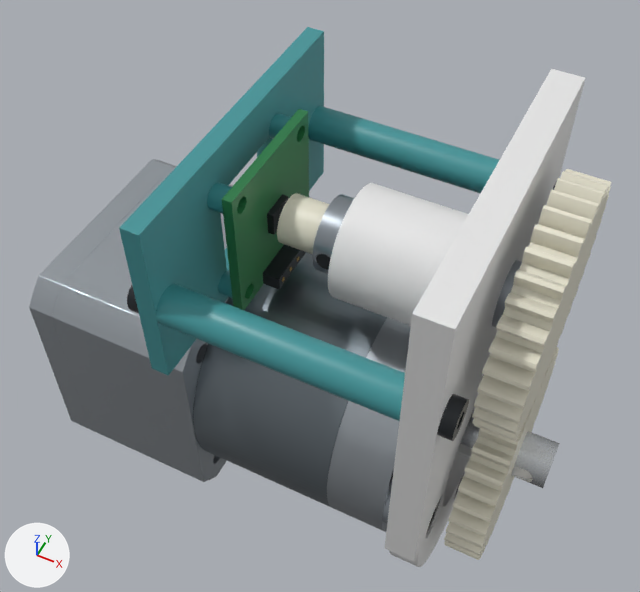
Two versions of the Blender file projects/robotics/machi-as5600/Blender-MetalGearbox-AS5600-Coupler/as5600-metalgearbox-coupler.blend, one commit apart.
The view is the same before and after, from a 50 mm lens placed at (21.8, -87.0, 153.8), pointed at (-22.9, 2.3, 42.2). Every picture has the same lights, and +X, +Y and +Z are marked at lower left. The first picture is the older version.

Before the edit, the objects in view are built like this:
```python
ob_g2___collar_radial_m3_set_screw = bpy.data.objects.new('G2 | Collar radial M3 set screw', me_cylinder_210)
ob_g2___collar_radial_m3_set_screw.parent = ob_as5600___sensing_assembly___prototype
ob_g2___collar_radial_m3_set_screw.location = (-18.0, -4.975, 60.2)
ob_g2___collar_radial_m3_set_screw.rotation_euler = (1.571, 0.0, 0.0)  # degrees (90, 0, 0)
ob_g2___integral_gear_and_d8_shaft___magnet_pocket_d6_2 = bpy.data.objects.new('G2 | Integral gear and D8 shaft - magnet pocket D6.2', me_g2_integral_gear_shaft_and_blind_magnet_pocket)
ob_g2___integral_gear_and_d8_shaft___magnet_pocket_d6_2.parent = ob_as5600___sensing_assembly___prototype
ob_g2___integral_gear_and_d8_shaft___magnet_pocket_d6_2.location = (0.0, 0.0, 0.0)
ob_g2___removable_axial_collar_d8_1 = bpy.data.objects.new('G2 | Removable axial collar D8.1', me_g2___removable_axial_collar_d8_1)
ob_g2___removable_axial_collar_d8_1.parent = ob_as5600___sensing_assembly___prototype
ob_g2___removable_axial_collar_d8_1.location = (0.0, 0.0, 0.0)
ob_h4___direct_pcb_spacer__23 = bpy.data.objects.new('H4 | Direct PCB spacer -23', me_cylinder_232)
ob_h4___direct_pcb_spacer__23.parent = ob_as5600___sensing_assembly___prototype
ob_h4___direct_pcb_spacer__23.location = (-15.75, -23.0, 60.2)
ob_h4___direct_pcb_spacer__23.rotation_euler = (0.0, 1.571, 0.0)  # degrees (0, 90, 0)
ob_h6___pcb_standoff_9_51_2 = bpy.data.objects.new('H6 | PCB standoff 9 51.2', me_cylinder_135)
ob_h6___pcb_standoff_9_51_2.parent = ob_as5600___sensing_assembly___prototype
ob_h6___pcb_standoff_9_51_2.location = (-32.55, -9.0, 51.2)
ob_h6___pcb_standoff_9_51_2.rotation_euler = (-3.142, 1.571, 0.0)  # degrees (-180, 90, 0)
ob_h6___pcb_standoff__9_69_2 = bpy.data.objects.new('H6 | PCB standoff -9 69.2', me_cylinder_131)
ob_h6___pcb_standoff__9_69_2.parent = ob_as5600___sensing_assembly___prototype
ob_h6___pcb_standoff__9_69_2.location = (-32.55, 9.0, 69.2)
ob_h6___pcb_standoff__9_69_2.rotation_euler = (-3.142, 1.571, 0.0)  # degrees (-180, 90, 0)
ob_h6___rail_end_screw_23 = bpy.data.objects.new('H6 | Rail end screw 23', me_cylinder_124)
ob_h6___rail_end_screw_23.parent = ob_as5600___sensing_assembly___prototype
ob_h6___rail_end_screw_23.location = (-38.0, -23.0, 60.2)
ob_h6___rail_end_screw_23.rotation_euler = (-3.142, 1.571, 0.0)  # degrees (-180, 90, 0)
ob_h6___removable_sensor_pcb_carrier = bpy.data.objects.new('H6 | Removable sensor PCB carrier', me_cube_009)
ob_h6___removable_sensor_pcb_carrier.parent = ob_as5600___sensing_assembly___prototype
ob_h6___removable_sensor_pcb_carrier.location = (-35.5, 0.0, 60.2)
ob_h6___removable_sensor_pcb_carrier.rotation_euler = (0.0, 0.0, 3.142)  # degrees (0, 0, 180)
ob_output_shaft = bpy.data.objects.new('Output Shaft', me_cylinder_036)
ob_output_shaft.parent = ob_mgl17_g100___output_face_datum_z_0_mm
ob_output_shaft.location = (0.0, 0.0, 12.5)
# also in view: 'H4 | Direct PCB spacer 23' at (-15.8, 23.0, 60.2); '05 | Output end cap - 4xM4 on PCD35' at (-5.0, 0.0, 24.0); 'H4 | Plate-side support head -23' at (8.5, -23.0, 60.2); '02 | Rear adapter - approximate casing split' at (-48.4, 0.0, 24.0); 'G1 | Output gear 36T - direct press fit D7.95' at (13.0, 0.0, 24.0)
```
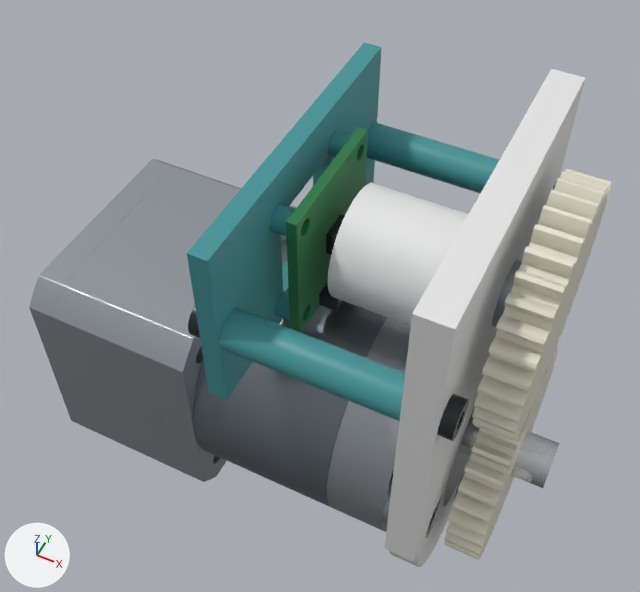
Commit message: Shorten sensor shaft and PCB supports and remove axial collar

Pixel boxes [x1, y1, x2, y2] of what changed, in the pictures (640 x 592 px; the box of a moved part takes in the faces that stretch with it):
'H6 | Removable sensor PCB carrier', moved
    before: [119, 27, 324, 376]
    after: [187, 42, 381, 400]
'G2 | Integral gear and D8 shaft - magnet pocket D6.2', reshaped
    before: [277, 169, 611, 442]
    after: [472, 169, 611, 442]
'PCB | AS5600 breakout23x23 - VERIFY', moved
    before: [222, 109, 309, 310]
    after: [286, 127, 368, 332]
'H4 | Direct PCB spacer -23', moved, rescaled (25% narrower, 17% shorter)
    before: [156, 284, 405, 421]
    after: [219, 308, 405, 421]
'G2 | Removable axial collar D8.1', deleted
    before: [312, 194, 354, 274]
'PCB | Four-pin I2C connector', moved
    before: [263, 244, 306, 289]
    after: [319, 282, 342, 311]
'H6 | PCB standoff 9 69.2', moved
    before: [207, 182, 232, 214]
    after: [270, 204, 295, 236]
'H6 | PCB standoff -9 69.2', moved
    before: [269, 113, 291, 139]
    after: [328, 131, 351, 158]
'H6 | PCB standoff 9 51.2', moved
    before: [218, 270, 233, 299]
    after: [275, 291, 290, 321]
'H6 | Rail end screw 23', moved (mostly hidden)
    before: [127, 285, 139, 313]
    after: [188, 306, 200, 338]
'G2 | Collar radial M3 set screw', deleted
    before: [316, 254, 331, 270]
part 1 of me_g2_integral_gear_shaft_and_blind_magnet_pocket, moved or reshaped (not visible afterwards)
    before: [277, 193, 330, 254]

Edits to the bpy script that builds the scene:
```text
Change me_g2_integral_gear_shaft_and_blind_magnet_pocket:
    used by ob_g2___integral_gear_and_d8_shaft___magnet_pocket_d6_2; parent = ob_as5600___sensing_assembly___prototype; location = (0.0, 0.0, 0.0)
    remove me_g2_integral_gear_shaft_and_blind_magnet_pocket.from_pydata(...)  # 5760 vertices, 11516 faces; spans x -27.0..16.0, y -19.0..19.0, z 41.2..79.2
    add me_g2_integral_gear_shaft_and_blind_magnet_pocket.from_pydata(...)  # 5760 vertices, 11516 faces; spans x -17.0..16.0, y -19.0..19.0, z 41.2..79.2
    me_g2_integral_gear_shaft_and_blind_magnet_pocket part 1: all 2808 vertices in x -27.0..-24.8, y -4.0..4.0, z 56.2..64.2 are moved by (10.0, 0.0, 0.0)
Change me_cylinder_232:
    used by ob_h4___direct_pcb_spacer__23; parent = ob_as5600___sensing_assembly___prototype; location = (-15.75, -23.0, 60.2); rotation_euler = (0.0, 1.571, 0.0), in degrees (0, 90, 0)
    remove me_cylinder_232.from_pydata(...)  # 512 vertices, 1024 faces; spans x -3.0..3.0, y -3.0..3.0, z -18.2..18.2
    add me_cylinder_232.from_pydata(...)  # 512 vertices, 1024 faces; spans x -3.0..3.0, y -3.0..3.0, z -8.2..18.2
    me_cylinder_232 part 2: the whole mesh is scaled about its middle by (1, 1, 0.726), then moved by (0.0, 0.0, 5.0)
Change ob_h6___removable_sensor_pcb_carrier:
    ob_h6___removable_sensor_pcb_carrier.location: (-35.5, 0.0, 60.2) -> (-25.5, 0.0, 60.2)
Change ob_h6___rail_end_screw_23:
    ob_h6___rail_end_screw_23.location: (-38.0, -23.0, 60.2) -> (-28.0, -23.0, 60.2)
Change ob_h6___pcb_standoff__9_69_2:
    ob_h6___pcb_standoff__9_69_2.location: (-32.55, 9.0, 69.2) -> (-22.55, 9.0, 69.2)
Change ob_h6___pcb_standoff_9_51_2:
    ob_h6___pcb_standoff_9_51_2.location: (-32.55, -9.0, 51.2) -> (-22.55, -9.0, 51.2)
Change ob_h6___pcb_standoff_9_69_2:
    ob_h6___pcb_standoff_9_69_2.location: (-32.55, -9.0, 69.2) -> (-22.55, -9.0, 69.2)
Remove ob_g2___removable_axial_collar_d8_1:
    ob_g2___removable_axial_collar_d8_1 = bpy.data.objects.new('G2 | Removable axial collar D8.1', me_g2___removable_axial_collar_d8_1)
    ob_g2___removable_axial_collar_d8_1.parent = ob_as5600___sensing_assembly___prototype
    ob_g2___removable_axial_collar_d8_1.location = (0.0, 0.0, 0.0)
Remove ob_g2___collar_radial_m3_set_screw:
    ob_g2___collar_radial_m3_set_screw = bpy.data.objects.new('G2 | Collar radial M3 set screw', me_cylinder_210)
    ob_g2___collar_radial_m3_set_screw.parent = ob_as5600___sensing_assembly___prototype
    ob_g2___collar_radial_m3_set_screw.location = (-18.0, -4.975, 60.2)
    ob_g2___collar_radial_m3_set_screw.rotation_euler = (1.571, 0.0, 0.0)  # degrees (90, 0, 0)
Change ob_pcb___as5600_breakout23x23___verify:
    ob_pcb___as5600_breakout23x23___verify.location: (-30.3, 0.0, 60.2) -> (-20.3, 0.0, 60.2)
Change ob_pcb___four_pin_i2c_connector:
    ob_pcb___four_pin_i2c_connector.location: (-27.9, 0.0, 50.4) -> (-17.9, 0.0, 50.4)
Change ob_pcb___connector_pin_4:
    ob_pcb___connector_pin_4.location: (-28.8, -3.81, 50.4) -> (-18.8, -3.81, 50.4)
```
